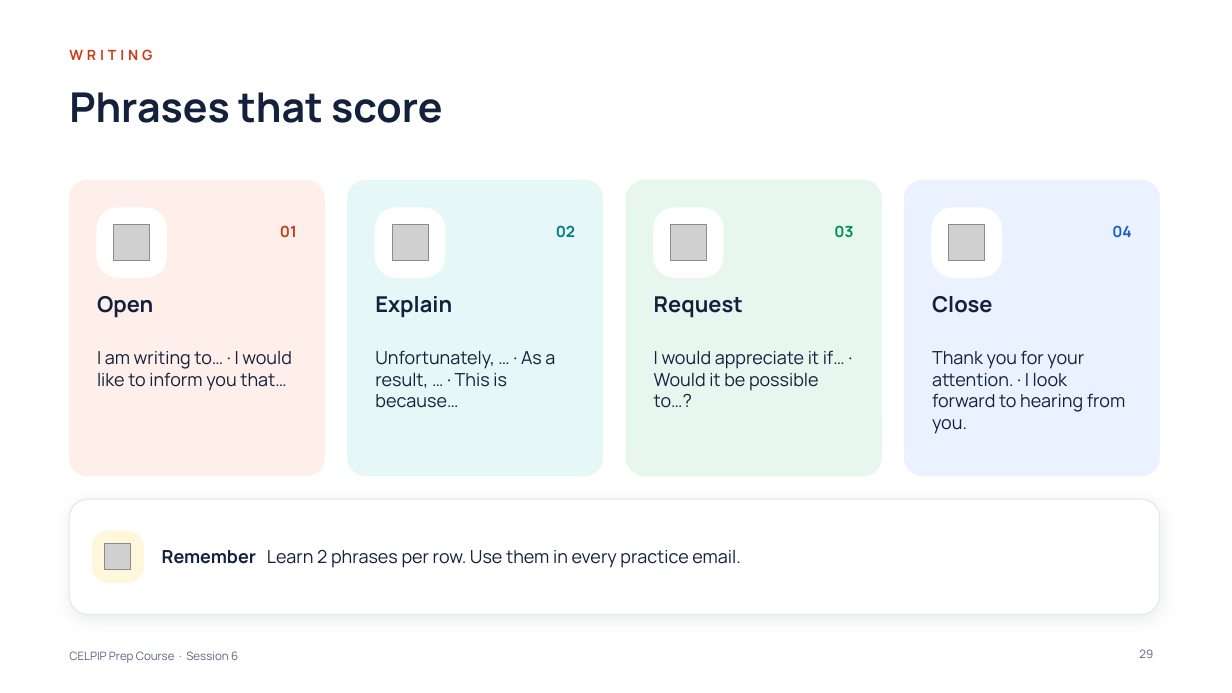
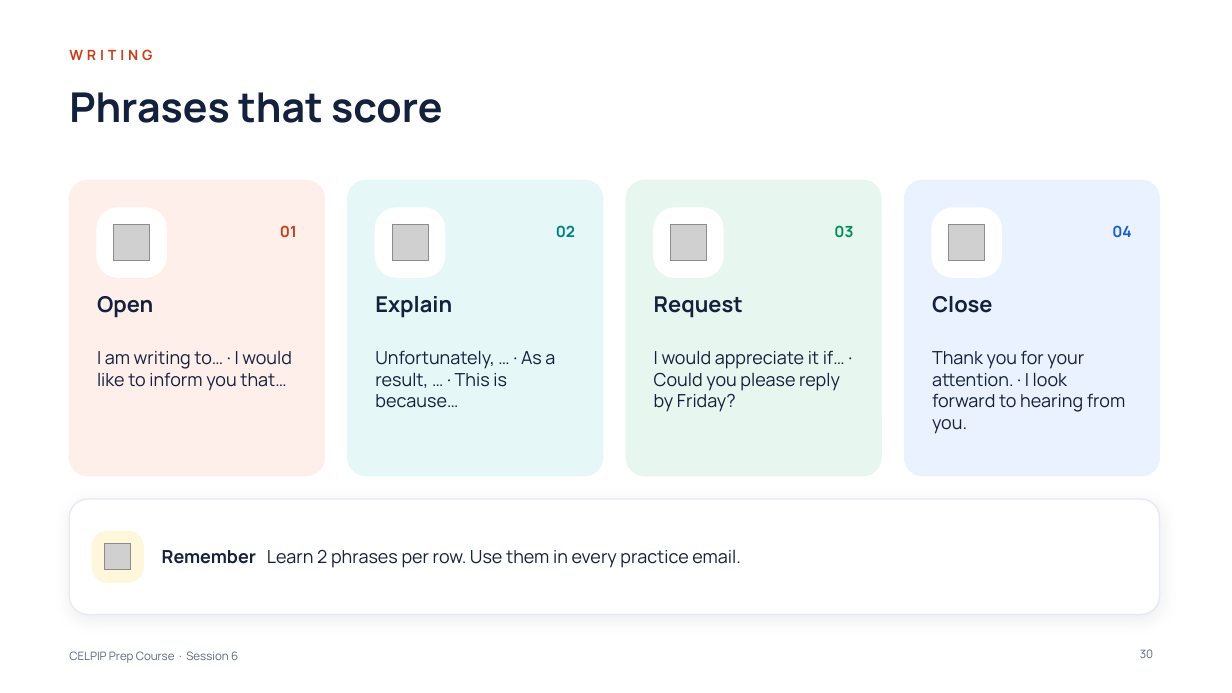
Before and after one commit to learnovateqa/The_English_Academy_CELPIP, a slide deck: slide 30 of decks/session-06.pptx (slide 29 before the commit). Drawn at 1232x693 pixels with LibreOffice and Linux fonts; fonts in the diff are those of the drawing; grey boxes stand for pictures. Boxes give left, top, right and bottom in pixels: in the first picture for what was removed or moved away, otherwise in the second. Text is boxed around its words. In the diff, an @@ line names an element or a change of style, - is before the commit and + after.

```diff
--- a/decks/session-06.pptx
+++ b/decks/session-06.pptx
@@ text at [654,350,845,412]: text changed @@
-I would appreciate it if… · Would it be possible to…?
+I would appreciate it if… · Could you please reply by Friday?
@@ page number at [1140,649,1153,658]: text changed @@
-29
+30
```
Also in this commit, not shown: 3 other slides changed, 1 slide added, 2 other files.
